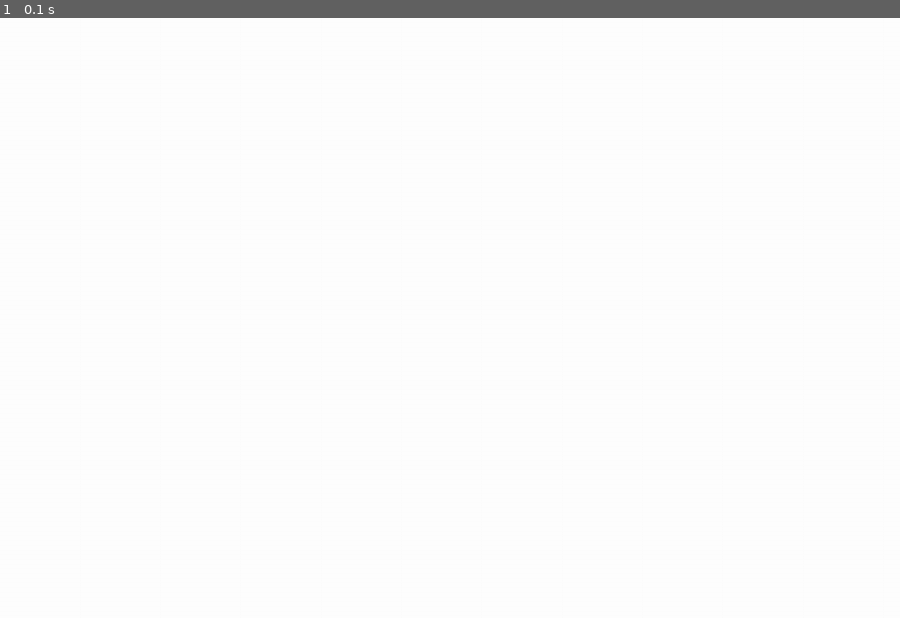
Above: before the commit, frame 1.
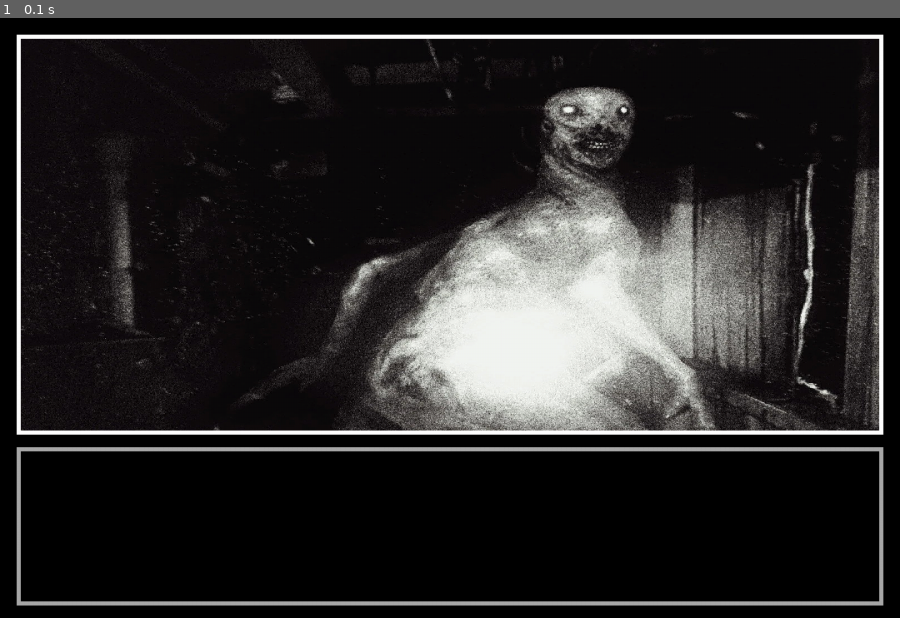
Above: after the commit, the same moment.

Repository: jwl0724/Perfect-Darkness
Game: pygame game, started from game_loop.py
Same seed, same stepped clock (60 frames per second), same inputs: the game is played once before the commit and once after it.
Inputs:
- Up to frame 1 (0.1 s): no input

The runs differ from the first frame. In frame 1, 96% of the frame differs, in the area x 0-100%, y 0-100%.

Commit message:
create new file to integrate pygame to game

Diff:
--- a/game_loop.py
+++ b/game_loop.py
@@ -6,7 +6,8 @@
 import helpers
 import input as ipt
 import pygame as pg
-
+import pygame_helpers as pg_help
+import descriptions as desc
 
 def run_game():
     # set initial variables
@@ -14,6 +15,20 @@
     player_coords, monster_coords = (2, 0, 0), (2, 2, 4)
     rows, height, column = 5, 3, 5
     game_running = True
+
+    # set file image and audio file paths
+    knife_img, armor_img, bottle_img = 'Images/knife.jpg', 'Images/armor.jpg', 'Images/bottle.jpg'
+    gun_img, lid_img, scissor_img = 'Images/gun.jpg', 'Images/lid.jpg', 'Images/scissor.jpg'
+    monster_img, default_img, flash_img = 'Images/monster.jpg', 'Images/default.jpg', 'Images/flash.jpg'
+
+    intro_msg = """
+    Welcome to Perfect Darkness, you are a captured convict sent into a building under sanction. You are tasked
+    with eliminating the creature confined within the building. The foundation has not provided any tools or weapons
+    to help in your task, armed with nothing but your wits and flashlight, you must scour through the building to find
+    any semblance of equipment to help you in your task. But be careful, the building is in complete darkness with no
+    hopes of seeing the creature. You must rely on the subtle sounds the creature makes as it roams around,
+    looking for prey within it's domain. If at any point you wish to bring up a list of commands, type help.
+    """
 
     # set constants
     VALID_ACTIONS = ('help', 'take', 'move', 'listen', 'flash', 'save', 'load', 'delete')
@@ -23,11 +38,14 @@
     monster = init.create_entity(monster_stats, monster_coords, 2, False)
     building = init.make_board(rows, height, column)
 
-    # initialize pygame screen
+    # initialize pygame resources
+    pg.init()
     screen = pg.display.set_mode((1080, 720))
     pg.display.set_caption('Perfect Darkness')
-    screen.fill((255, 255, 255))
-
+    screen.fill((0, 0, 0))
+    pg_help.draw_windows(screen)
+    pg_help.draw_image(screen, monster_img)
+    pg_help.draw_text(screen, desc.intro, 60)
     pg.display.flip()
 
     while game_running:
@@ -36,6 +54,7 @@
             game_running = False
         if event.type == pygame.KEYDOWN:
             pass
+
     pg.quit()
 
 
